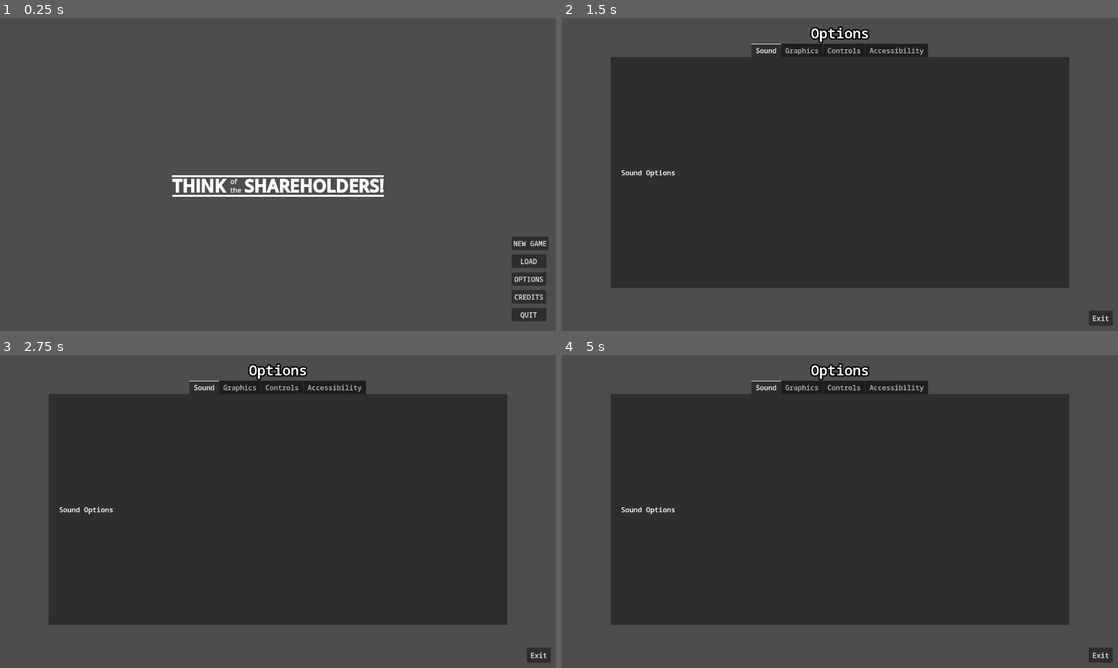
Above: before the commit, frames 1-4 (two rows, left to right).
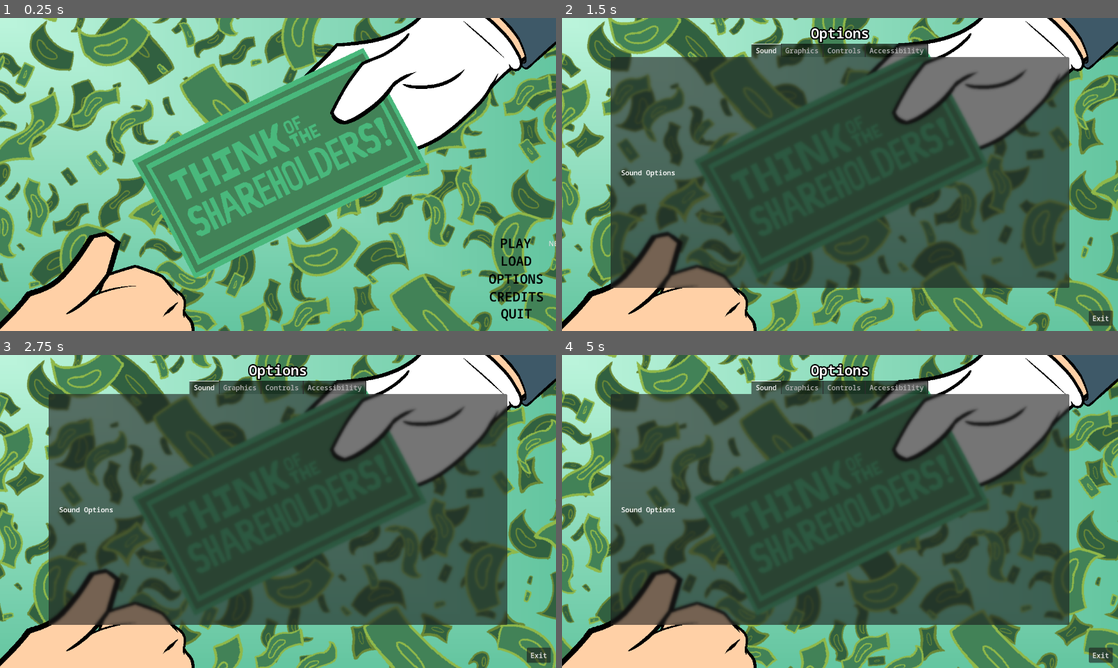
Above: after the commit, the same moments.

Repository: Carth501/team-ferret
Game: Godot game, scene res://scenes/main_menu.tscn
Two runs of this game, one before a commit and one after it. Both use one fixed random seed, a clock stepped at 60 frames per second and the inputs below. Sound files missing from this copy of the repository are replaced by a short silence.
Inputs (mouse positions are in pixels of both pictures, inside the frame that each line leads up to; where the layout moved, square brackets give the same spot in the first picture):
- Up to frame 1 (0.25 s): no input
- Up to frame 2 (1.5 s): click (1079, 262) [1090, 262] at 0.5 s; click (1079, 277) [1090, 277] at 1.25 s
- Up to frame 3 (2.75 s): move the mouse to (400, 495) at 2.02 s; click (400, 495) at 2.17 s
- Up to frame 4 (5 s): drag from (728, 527) to (812, 574) at 2.77 s; move the mouse to (895, 442) at 3.52 s; click (895, 442) at 3.67 s; drag from (812, 574) to (673, 464) at 4.27 s

The runs differ from the first frame. In frame 1, 99% of the frame differs, in the area x 0-100%, y 0-100%; in frame 2, 80%; in frame 3, 80%; in frame 4, 80%.

Commit message:
Menu & Shader
Main menu design implemented
Implemented blur shar for options menu

Diff:
--- a/scenes/main_menu.tscn
+++ b/scenes/main_menu.tscn
@@ -1,18 +1,173 @@
-[gd_scene load_steps=10 format=3 uid="uid://jnq42xdbfulu"]
+[gd_scene load_steps=41 format=3 uid="uid://jnq42xdbfulu"]
 
 [ext_resource type="Script" path="res://scripts/main_menu.gd" id="1_3t2ir"]
 [ext_resource type="PackedScene" uid="uid://c6l8ayc6kej8h" path="res://scenes/logo.tscn" id="1_f7edf"]
+[ext_resource type="Script" path="res://scripts/menu_bg_control.gd" id="2_8xtfb"]
 [ext_resource type="Script" path="res://scripts/quitter.gd" id="2_m38df"]
 [ext_resource type="Theme" uid="uid://c0tgdmxgi26hi" path="res://assets/themes/tots_theme.tres" id="3_01cxx"]
+[ext_resource type="Texture2D" uid="uid://noy4lr883b0y" path="res://assets/images/menu/Shareholders Menu Cash.png" id="3_dcvhj"]
+[ext_resource type="Texture2D" uid="uid://ldovvros3l0y" path="res://assets/images/menu/Shareholders Menu Card.png" id="4_v83hl"]
 [ext_resource type="Script" path="res://scripts/click_player.gd" id="4_yxiqb"]
 [ext_resource type="PackedScene" uid="uid://4xcahh3vvuf3" path="res://scenes/click_player.tscn" id="5_pngoo"]
+[ext_resource type="Texture2D" uid="uid://y31dmf6l62w0" path="res://assets/images/menu/Shareholders Menu Player.png" id="5_qrggq"]
 [ext_resource type="PackedScene" uid="uid://dw7lctgcou8ei" path="res://scenes/optionsMenu/options_menu.tscn" id="6_mawxx"]
+[ext_resource type="Texture2D" uid="uid://xc5d5304hiu8" path="res://assets/images/menu/buttons/Play.png" id="7_bv67n"]
 [ext_resource type="AudioStream" uid="uid://bed7nnf0yru0" path="res://assets/audio/music/Title Screen.mp3" id="7_dmxoj"]
 [ext_resource type="Script" path="res://scripts/audio_interface.gd" id="8_1m8uy"]
+[ext_resource type="Texture2D" uid="uid://b7vwrtxc2rn7t" path="res://assets/images/menu/buttons/Load.png" id="10_lt7va"]
+[ext_resource type="Texture2D" uid="uid://ci5maioxwyxxx" path="res://assets/images/menu/buttons/Options.png" id="11_4u17b"]
+[ext_resource type="Texture2D" uid="uid://w3ungjfxt5dh" path="res://assets/images/menu/buttons/Credits.png" id="12_jwlpp"]
+[ext_resource type="Texture2D" uid="uid://b7hkaynupl514" path="res://assets/images/menu/buttons/Quit.png" id="14_lls55"]
+
+[sub_resource type="Gradient" id="Gradient_gj2xc"]
+colors = PackedColorArray(0.737255, 0.960784, 0.862745, 1, 0.396078, 0.776471, 0.631373, 1)
+
+[sub_resource type="GradientTexture2D" id="GradientTexture2D_5kn8x"]
+gradient = SubResource("Gradient_gj2xc")
+fill = 2
+
+[sub_resource type="StyleBoxEmpty" id="StyleBoxEmpty_awlsb"]
+
+[sub_resource type="StyleBoxEmpty" id="StyleBoxEmpty_2amks"]
+
+[sub_resource type="StyleBoxEmpty" id="StyleBoxEmpty_a1vws"]
+
+[sub_resource type="StyleBoxEmpty" id="StyleBoxEmpty_15rxa"]
+
+[sub_resource type="StyleBoxEmpty" id="StyleBoxEmpty_ciuw6"]
+
+[sub_resource type="StyleBoxEmpty" id="StyleBoxEmpty_r2mcx"]
+
+[sub_resource type="StyleBoxEmpty" id="StyleBoxEmpty_h4xoh"]
+
+[sub_resource type="StyleBoxEmpty" id="StyleBoxEmpty_5pa6o"]
+
+[sub_resource type="StyleBoxEmpty" id="StyleBoxEmpty_lbysq"]
+
+[sub_resource type="StyleBoxEmpty" id="StyleBoxEmpty_lj4mm"]
+
+[sub_resource type="StyleBoxEmpty" id="StyleBoxEmpty_4hok5"]
+
+[sub_resource type="StyleBoxEmpty" id="StyleBoxEmpty_3sy5o"]
+
+[sub_resource type="StyleBoxEmpty" id="StyleBoxEmpty_a55i6"]
+
+[sub_resource type="StyleBoxEmpty" id="StyleBoxEmpty_2p8dl"]
+
+[sub_resource type="StyleBoxEmpty" id="StyleBoxEmpty_o06e0"]
+
+[sub_resource type="StyleBoxEmpty" id="StyleBoxEmpty_wdyjo"]
+
+[sub_resource type="StyleBoxEmpty" id="StyleBoxEmpty_2hovr"]
+
+[sub_resource type="StyleBoxEmpty" id="StyleBoxEmpty_lgi73"]
+
+[sub_resource type="StyleBoxEmpty" id="StyleBoxEmpty_h3a1f"]
+
+[sub_resource type="StyleBoxEmpty" id="StyleBoxEmpty_3x3j8"]
 
 [node name="MainMenu" type="Node" node_paths=PackedStringArray("play_button")]
 script = ExtResource("1_3t2ir")
 play_button = NodePath("MenuContainer/Button Control/play")
+
+[node name="TextureRect" type="TextureRect" parent="."]
+anchors_preset = 15
+anchor_right = 1.0
+anchor_bottom = 1.0
+grow_horizontal = 2
+grow_vertical = 2
+texture = SubResource("GradientTexture2D_5kn8x")
+
+[node name="BackgroundParalax" type="Control" parent="."]
+layout_mode = 3
+anchors_preset = 15
+anchor_right = 1.0
+anchor_bottom = 1.0
+grow_horizontal = 2
+grow_vertical = 2
+size_flags_horizontal = 4
+size_flags_vertical = 4
+script = ExtResource("2_8xtfb")
+
+[node name="Control2" type="Control" parent="BackgroundParalax"]
+layout_mode = 1
+anchors_preset = 8
+anchor_left = 0.5
+anchor_top = 0.5
+anchor_right = 0.5
+anchor_bottom = 0.5
+offset_left = -20.0
+offset_top = -20.0
+offset_right = 20.0
+offset_bottom = 20.0
+grow_horizontal = 2
+grow_vertical = 2
+
+[node name="Money2" type="TextureRect" parent="BackgroundParalax/Control2"]
+modulate = Color(0.737255, 0.737255, 0.737255, 1)
+layout_mode = 0
+offset_left = -960.0
+offset_top = -540.0
+offset_right = 960.0
+offset_bottom = 540.0
+rotation = 3.14159
+scale = Vector2(0.75, 0.75)
+pivot_offset = Vector2(960, 540)
+texture = ExtResource("3_dcvhj")
+
+[node name="Control" type="Control" parent="BackgroundParalax"]
+layout_mode = 1
+anchors_preset = 8
+anchor_left = 0.5
+anchor_top = 0.5
+anchor_right = 0.5
+anchor_bottom = 0.5
+offset_left = -20.0
+offset_top = -20.0
+offset_right = 20.0
+offset_bottom = 20.0
+grow_horizontal = 2
+grow_vertical = 2
+
+[node name="Money" type="TextureRect" parent="BackgroundParalax/Control"]
+layout_mode = 0
+offset_left = -960.0
+offset_top = -540.0
+offset_right = 960.0
+offset_bottom = 540.0
+texture = ExtResource("3_dcvhj")
+
+[node name="Hands" type="Control" parent="BackgroundParalax"]
+anchors_preset = 0
+offset_right = 40.0
+offset_bottom = 40.0
+
+[node name="LogoHand" type="TextureRect" parent="BackgroundParalax/Hands"]
+layout_mode = 0
+offset_right = 40.0
+offset_bottom = 40.0
+texture = ExtResource("4_v83hl")
+
+[node name="Hand" type="TextureRect" parent="BackgroundParalax/Hands"]
+layout_mode = 0
+offset_right = 40.0
+offset_bottom = 40.0
+texture = ExtResource("5_qrggq")
+
+[node name="Logo" parent="." instance=ExtResource("1_f7edf")]
+visible = false
+anchors_preset = 0
+anchor_right = 0.0
+anchor_bottom = 0.0
+offset_left = 12.0
+offset_top = 12.0
+offset_right = 12.0
+offset_bottom = 12.0
+grow_horizontal = 1
+grow_vertical = 1
+size_flags_horizontal = 0
+size_flags_vertical = 0
+size_flags_stretch_ratio = 0.0
 
 [node name="MenuContainer" type="MarginContainer" parent="."]
 anchors_preset = 15
@@ -24,15 +179,10 @@
 theme_override_constants/margin_top = 12
 theme_override_constants/margin_right = 12
 theme_override_constants/margin_bottom = 12
-
-[node name="Logo" parent="MenuContainer" instance=ExtResource("1_f7edf")]
-layout_mode = 2
-size_flags_horizontal = 0
-size_flags_vertical = 0
-size_flags_stretch_ratio = 0.0
+metadata/_edit_lock_ = true
 
 [node name="Button Control" type="Control" parent="MenuContainer"]
-custom_minimum_size = Vector2(90, 205)
+custom_minimum_size = Vector2(150, 205)
 layout_mode = 2
 size_flags_horizontal = 8
 size_flags_vertical = 8
@@ -44,8 +194,12 @@
 offset_bottom = 31.0
 size_flags_horizontal = 8
 size_flags_vertical = 4
-theme = ExtResource("3_01cxx")
-text = "PLAY"
+theme_override_styles/normal = SubResource("StyleBoxEmpty_awlsb")
+theme_override_styles/pressed = SubResource("StyleBoxEmpty_2amks")
+theme_override_styles/disabled = SubResource("StyleBoxEmpty_a1vws")
+theme_override_styles/focus = SubResource("StyleBoxEmpty_15rxa")
+icon = ExtResource("7_bv67n")
+flat = true
 
 [node name="click_player" type="Node" parent="MenuContainer/Button Control/play"]
 script = ExtResource("4_yxiqb")
@@ -59,7 +213,12 @@
 size_flags_horizontal = 8
 size_flags_vertical = 8
 theme = ExtResource("3_01cxx")
-text = "LOAD"
+theme_override_styles/normal = SubResource("StyleBoxEmpty_ciuw6")
+theme_override_styles/pressed = SubResource("StyleBoxEmpty_r2mcx")
+theme_override_styles/disabled = SubResource("StyleBoxEmpty_h4xoh")
+theme_override_styles/focus = SubResource("StyleBoxEmpty_5pa6o")
+icon = ExtResource("10_lt7va")
+flat = true
 
 [node name="click_player" type="Node" parent="MenuContainer/Button Control/load"]
 script = ExtResource("4_yxiqb")
@@ -73,7 +232,12 @@
 size_flags_horizontal = 8
 size_flags_vertical = 8
 theme = ExtResource("3_01cxx")
-text = "OPTIONS"
+theme_override_styles/normal = SubResource("StyleBoxEmpty_lbysq")
+theme_override_styles/pressed = SubResource("StyleBoxEmpty_lj4mm")
+theme_override_styles/disabled = SubResource("StyleBoxEmpty_4hok5")
+theme_override_styles/focus = SubResource("StyleBoxEmpty_3sy5o")
+icon = ExtResource("11_4u17b")
+flat = true
 
 [node name="click_player" type="Node" parent="MenuContainer/Button Control/options"]
 script = ExtResource("4_yxiqb")
@@ -87,7 +251,12 @@
 size_flags_horizontal = 8
 size_flags_vertical = 8
 theme = ExtResource("3_01cxx")
-text = "CREDITS"
+theme_override_styles/normal = SubResource("StyleBoxEmpty_a55i6")
+theme_override_styles/pressed = SubResource("StyleBoxEmpty_2p8dl")
+theme_override_styles/disabled = SubResource("StyleBoxEmpty_o06e0")
+theme_override_styles/focus = SubResource("StyleBoxEmpty_wdyjo")
+icon = ExtResource("12_jwlpp")
+flat = true
 
 [node name="click_player" parent="MenuContainer/Button Control/credits" instance=ExtResource("5_pngoo")]
 
@@ -100,7 +269,12 @@
 size_flags_horizontal = 8
 size_flags_vertical = 8
 theme = ExtResource("3_01cxx")
-text = "QUIT"
+theme_override_styles/normal = SubResource("StyleBoxEmpty_2hovr")
+theme_override_styles/pressed = SubResource("StyleBoxEmpty_lgi73")
+theme_override_styles/disabled = SubResource("StyleBoxEmpty_h3a1f")
+theme_override_styles/focus = SubResource("StyleBoxEmpty_3x3j8")
+icon = ExtResource("14_lls55")
+flat = true
 
 [node name="quitter" type="Node" parent="MenuContainer/Button Control/quit"]
 script = ExtResource("2_m38df")
@@ -115,7 +289,6 @@
 stream = ExtResource("7_dmxoj")
 volume_db = -12.0
 autoplay = true
-bus = &"Music"
 script = ExtResource("8_1m8uy")
 
 [connection signal="pressed" from="MenuContainer/Button Control/play" to="." method="load_latest"]
--- a/scenes/optionsMenu/settings_tab_container.tscn
+++ b/scenes/optionsMenu/settings_tab_container.tscn
@@ -1,7 +1,20 @@
-[gd_scene load_steps=3 format=3 uid="uid://da2nmyxvcffnd"]
+[gd_scene load_steps=6 format=3 uid="uid://da2nmyxvcffnd"]
 
 [ext_resource type="Theme" uid="uid://c0tgdmxgi26hi" path="res://assets/themes/tots_theme.tres" id="1_x8e27"]
+[ext_resource type="Shader" path="res://shaders/blur.gdshader" id="1_y6vc7"]
 [ext_resource type="Script" path="res://scripts/tab_clicked.gd" id="2_ccuh6"]
+
+[sub_resource type="ShaderMaterial" id="ShaderMaterial_0ww3y"]
+shader = ExtResource("1_y6vc7")
+shader_parameter/exclude_center = null
+shader_parameter/exclude_size = null
+shader_parameter/lod = 1.71
+
+[sub_resource type="ShaderMaterial" id="ShaderMaterial_ksd8q"]
+shader = ExtResource("1_y6vc7")
+shader_parameter/exclude_center = null
+shader_parameter/exclude_size = null
+shader_parameter/lod = 1.7
 
 [node name="Settings_Tab_Container" type="Control"]
 layout_mode = 3
@@ -10,6 +23,34 @@
 anchor_bottom = 1.0
 grow_horizontal = 2
 grow_vertical = 2
+
+[node name="ColorRect" type="ColorRect" parent="."]
+material = SubResource("ShaderMaterial_0ww3y")
+layout_mode = 1
+anchors_preset = -1
+anchor_right = 1.0
+anchor_bottom = 1.0
+offset_left = 100.0
+offset_top = 81.0
+offset_right = -100.0
+offset_bottom = -100.0
+grow_horizontal = 2
+grow_vertical = 2
+color = Color(1, 1, 1, 0)
+
+[node name="ColorRect2" type="ColorRect" parent="."]
+material = SubResource("ShaderMaterial_ksd8q")
+layout_mode = 1
+anchors_preset = -1
+anchor_right = 1.0
+anchor_bottom = 1.0
+offset_left = 424.0
+offset_top = 50.0
+offset_right = -425.0
+offset_bottom = -100.0
+grow_horizontal = 2
+grow_vertical = 2
+color = Color(1, 1, 1, 0)
 
 [node name="TabContainer" type="TabContainer" parent="."]
 layout_mode = 1
--- a/scripts/main_menu.gd
+++ b/scripts/main_menu.gd
@@ -1,11 +1,10 @@
-class_name main_menu extends Node
+class_name main_menu
+extends Node
 
 @export var play_button: Button
 @onready var options = $"MenuContainer/Button Control/options" as Button
 @onready var options_menu = $options_menu as OptionsMenu
 @onready var menu_container = $MenuContainer as MarginContainer
-
-
 
 var save_data: Array[Variant]
 
--- /dev/null
+++ b/scripts/menu_bg_control.gd
@@ -0,0 +1,17 @@
+extends Control
+
+@onready var node = $Control
+@onready var node2 = $Control2
+
+var center : Vector2
+
+func _ready():
+	center = Vector2(get_viewport_rect().size.x/2, get_viewport_rect().size.y/2)
+
+func _process(_delta):
+	var tween = node.create_tween()
+	var tween2 = node2.create_tween()
+	var offset = center - get_global_mouse_position() * 0.1
+	var offset2 = center - get_global_mouse_position() * 0.025
+	tween.tween_property(node,"position",offset,1.0)
+	tween2.tween_property(node2,"position",offset2,1.0)
--- /dev/null
+++ b/shaders/blur.gdshader
@@ -0,0 +1,26 @@
+shader_type canvas_item;
+
+uniform sampler2D SCREEN_TEXTURE : hint_screen_texture, filter_linear_mipmap;
+uniform vec2 exclude_center; // Center of the area to exclude from blur
+uniform vec2 exclude_size;   // Size of the area to exclude from blur
+uniform float lod: hint_range(0.0, 5) = 0.0;
+
+void fragment() {
+    vec2 uv = UV;
+
+    // Check if the current pixel is inside the excluded area
+    //bool is_inside_exclude_area =
+        //uv.x > exclude_center.x - exclude_size.x / 2.0 &&
+        //uv.x < exclude_center.x + exclude_size.x / 2.0 &&
+        //uv.y > exclude_center.y - exclude_size.y / 2.0 &&
+        //uv.y < exclude_center.y + exclude_size.y / 2.0;
+//
+    //if (is_inside_exclude_area) {
+        //// If inside the excluded area, just output the original texture
+		//COLOR = vec4(0.0, 0.0, 0.0, 0.0);
+    //} else
+//{
+	vec4 color = texture(SCREEN_TEXTURE, SCREEN_UV, lod);
+	COLOR = color;
+//}
+}
Binary file added: assets/images/menu/Shareholders Menu Card.png
Not shown, added: assets/images/menu/Shareholders Menu Card.png.import
Binary file added: assets/images/menu/Shareholders Menu Cash.png
Not shown, added: assets/images/menu/Shareholders Menu Cash.png.import
Binary file added: assets/images/menu/Shareholders Menu Player.png
Not shown, added: assets/images/menu/Shareholders Menu Player.png.import
Binary file added: assets/images/menu/buttons/Continue.png
Not shown, added: assets/images/menu/buttons/Continue.png.import
Binary file added: assets/images/menu/buttons/Credits.png
Not shown, added: assets/images/menu/buttons/Credits.png.import
Binary file added: assets/images/menu/buttons/Load.png
Not shown, added: assets/images/menu/buttons/Load.png.import
(and 6 more such lines)
